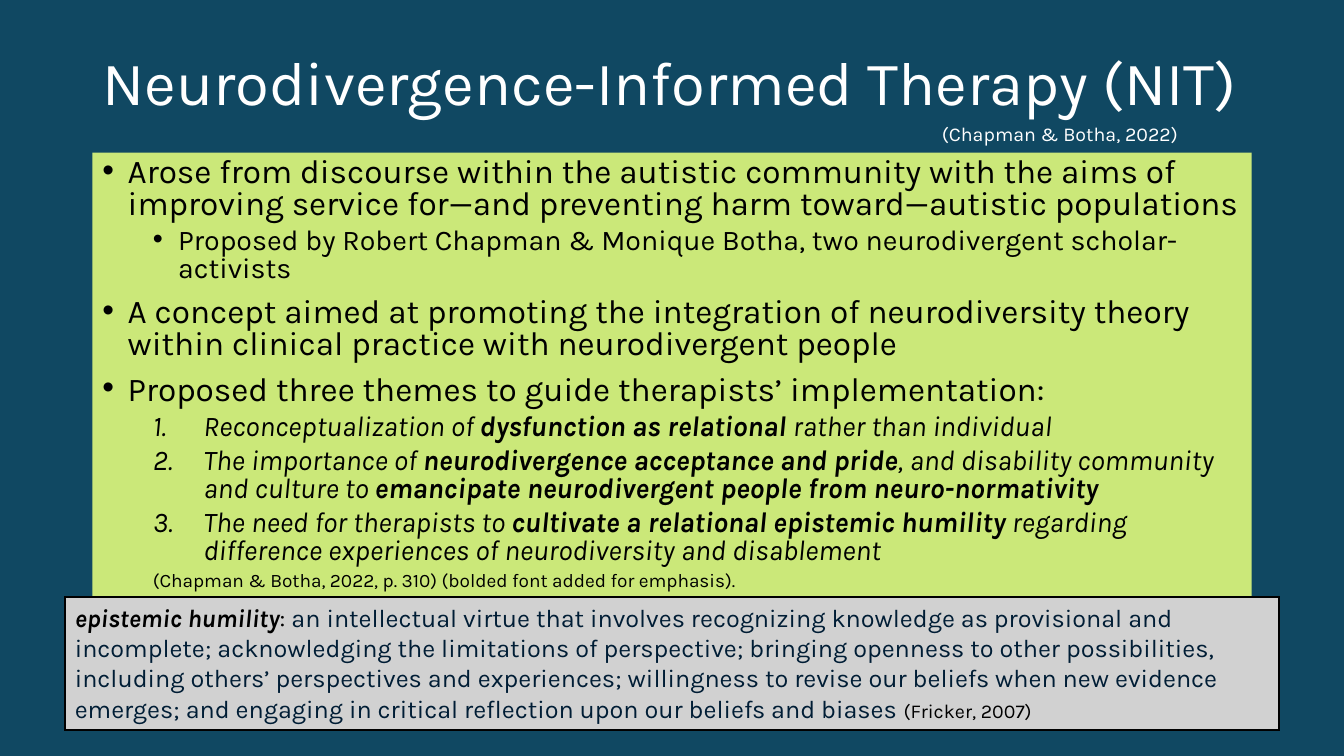
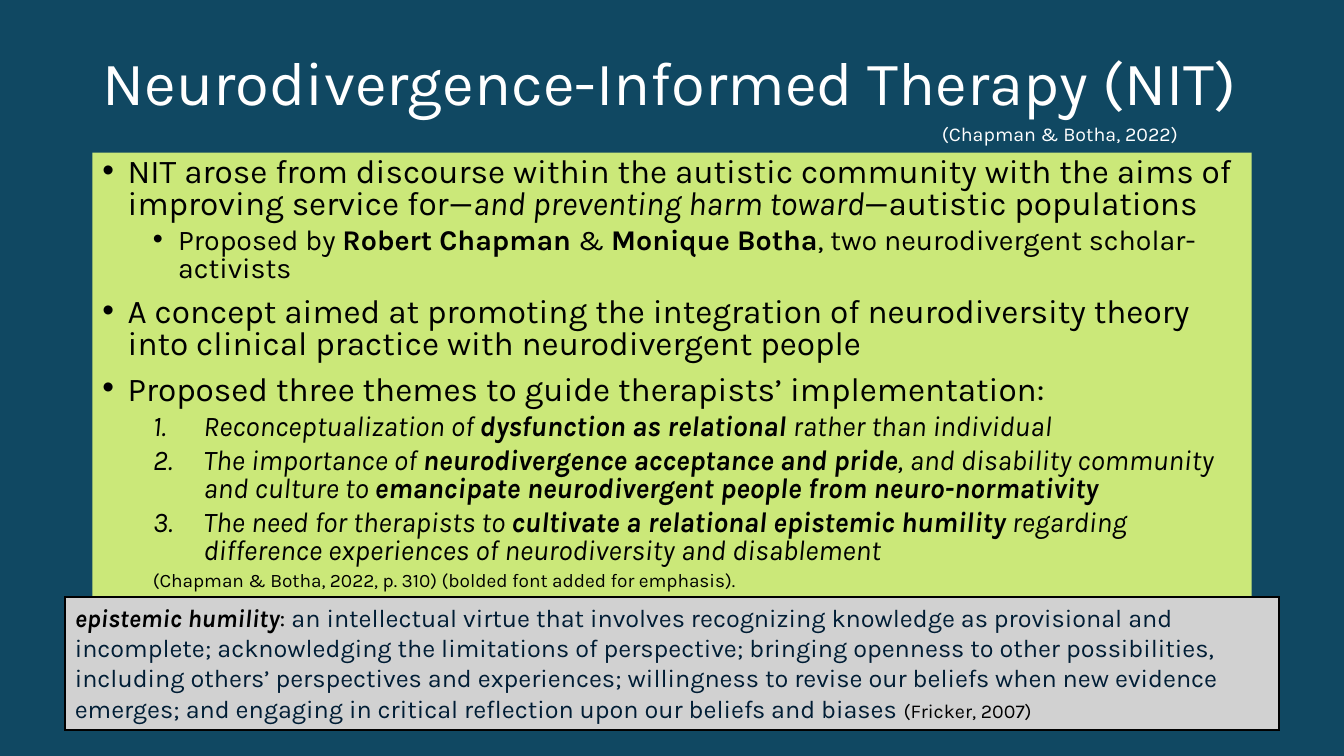
Before and after one commit to gurumojo/presentation-archive, a slide deck: slide 9 of archive/kb/capstone-slides.pptx. Drawn at 1344x756 pixels with LibreOffice and Linux fonts; fonts in the diff are those of the drawing. Boxes give left, top, right and bottom in pixels: in the first picture for what was removed or moved away, otherwise in the second. Text is boxed around its words. In the diff, an @@ line names an element or a change of style, - is before the commit and + after.

```diff
--- a/archive/kb/capstone-slides.pptx
+++ b/archive/kb/capstone-slides.pptx
@@ text at bbox=[128, 160, 1232, 223]: text changed @@
-• Arose from discourse within the autistic community with the aims of improving service for—and preventing harm toward—autistic populations
+• NIT arose from discourse within the autistic community with the aims of improving service for—and preventing harm toward—autistic populations
@@ text at bbox=[178, 229, 1196, 279]: bold on in "Robert Chapman Monique Botha," @@
@@ text at bbox=[128, 300, 1189, 363]: text changed @@
-• A concept aimed at promoting the integration of neurodiversity theory within clinical practice with neurodivergent people
+• A concept aimed at promoting the integration of neurodiversity theory into clinical practice with neurodivergent people
```
Also in this commit, not shown: 22 other slides changed.
